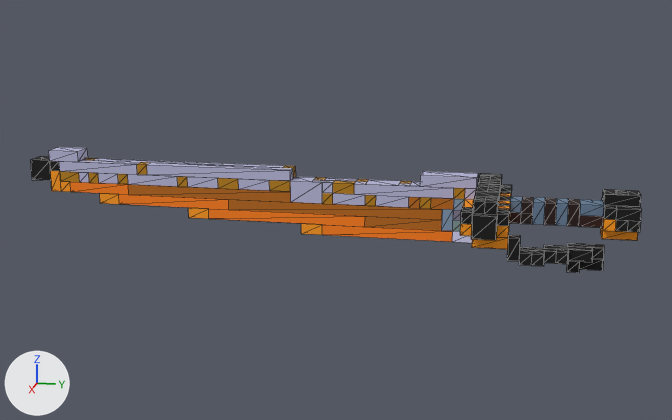
Renders of the glTF model assets/models3d/Wep_Sword.glb from each side of a commit.
Camera for both pictures: a 50 mm camera at (16.55, 3.33, 5.38) aimed at (-0.02, 0.01, 1.23). The lights are fixed; the arrows at lower left show +X, +Y and +Z. The first picture is the older version. Mesh edges are drawn as thin lines. Vertices at exactly the same position are counted once.

In view in the first picture: 'Wep_Sword.001'.
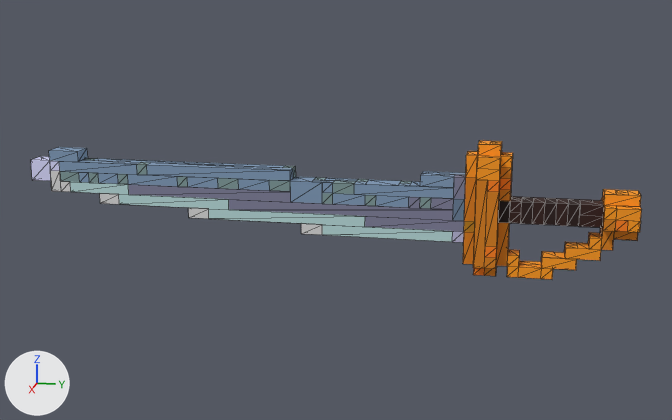
Pixel boxes [x1, y1, x2, y2] of what changed, in the pictures (672 x 420 px; the box of a moved part takes in the faces that stretch with it):
'Wep_Sword.001', reshaped (10% taller): before [31, 147, 641, 273]; after [31, 140, 641, 279]
part 1 of me_wep_sword_001, moved or reshaped: before [229, 173, 604, 273]; after [420, 140, 638, 279]
part 2 of me_wep_sword_001, surface changed: [31, 147, 641, 242] in both

The change, as a list of edits to the scene's bpy script:
```text
Change me_wep_sword_001:
    used by ob_wep_sword_001; location = (0.0, 0.0, 0.0)
    remove me_wep_sword_001.from_pydata(...)  # 516 vertices, 784 faces; spans x -1.4..1.4, y -6.0..5.4, z 0.6..2.2
    add me_wep_sword_001.from_pydata(...)  # 466 vertices, 700 faces; spans x -0.4..0.4, y -6.0..5.4, z 0.2..2.6
    me_wep_sword_001 part 1: 212 vertices removed from x -1.4..1.4, y 2.0..4.8, z 0.6..1.8; 162 vertices added at x -0.4..0.4, y 1.6..5.0, z 0.2..2.6
    me_wep_sword_001 part 2: 348 kept faces spanning x -0.4..0.4, y -6.0..5.4, z 0.8..2.2 get new texture (UV) coordinates
```
